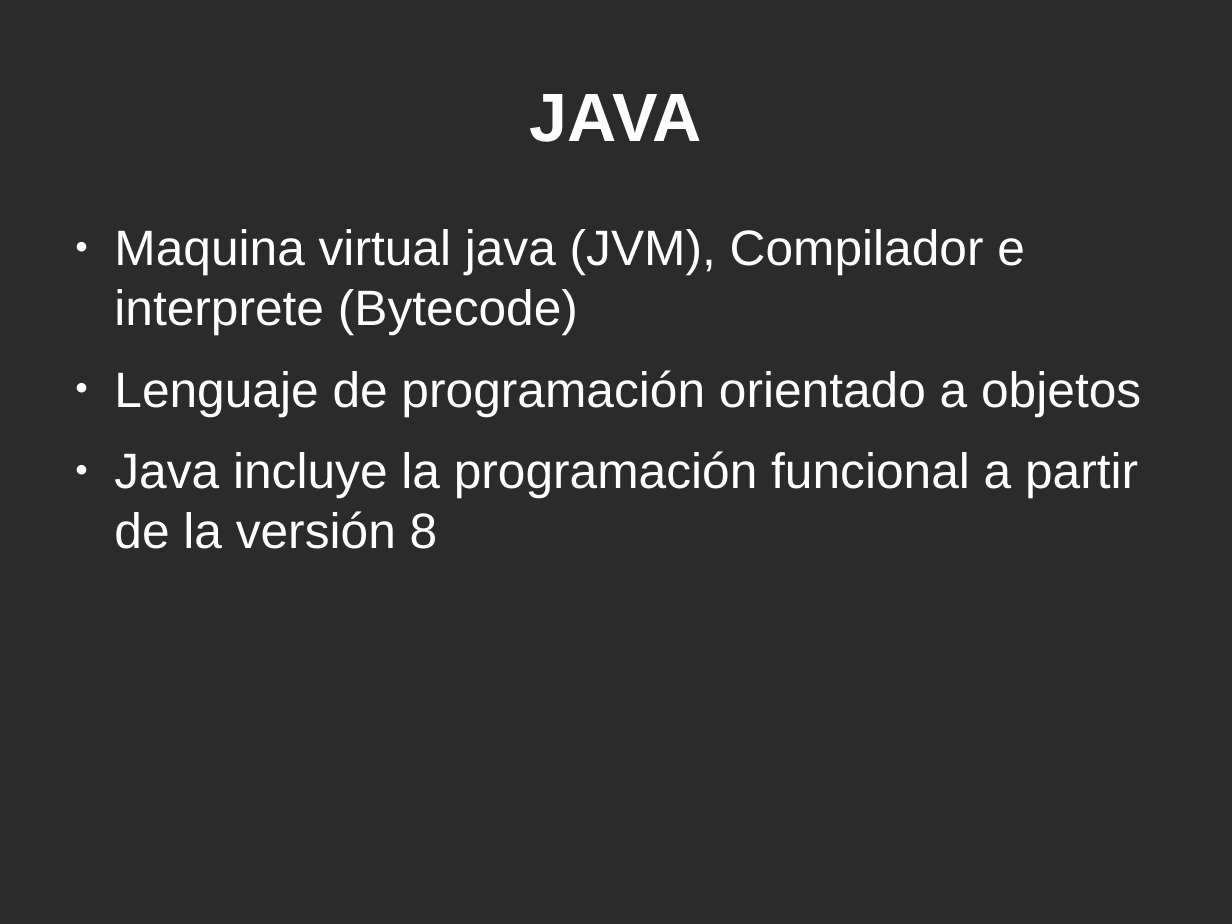
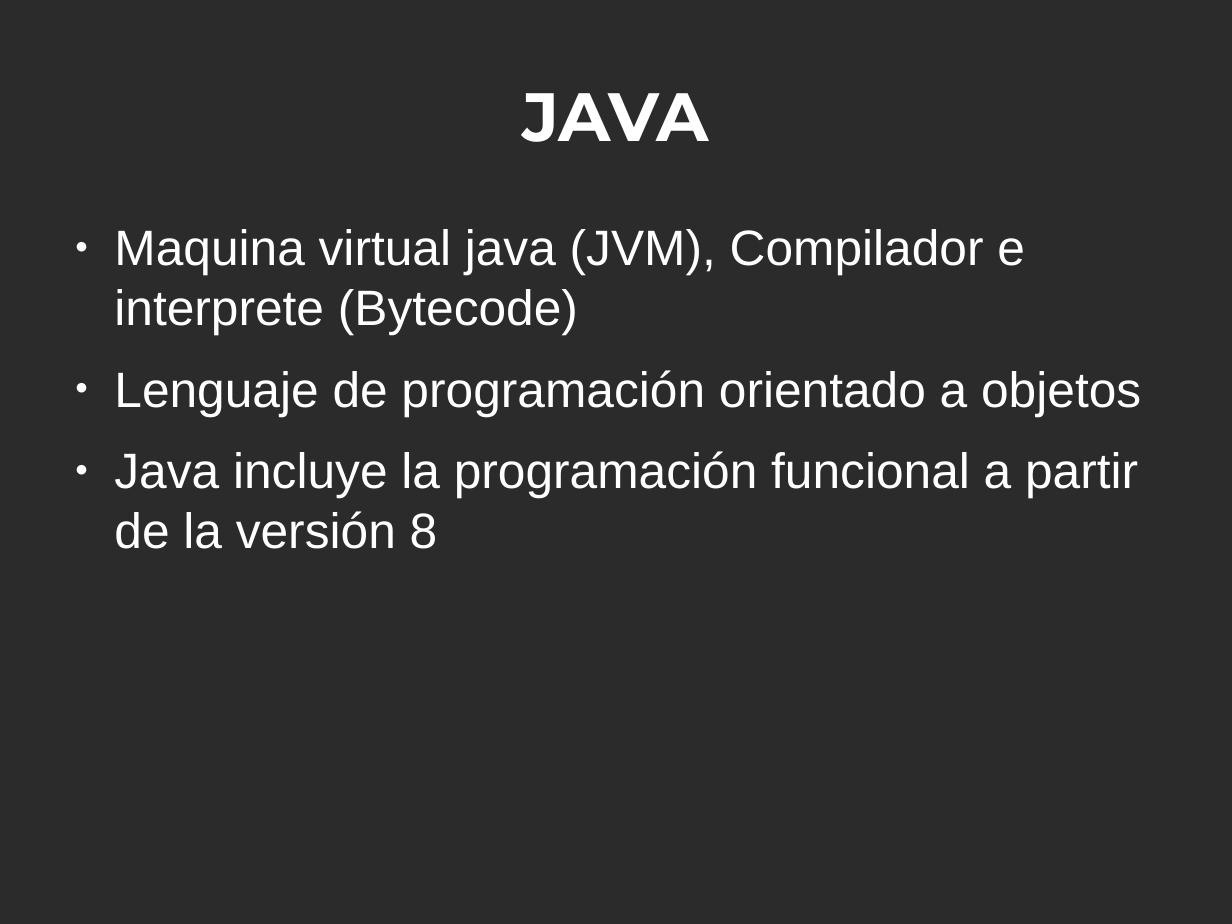
Before and after one commit to yracnet/java-fp, a slide deck: slide 5 of java-fp.odp. Drawn at 1232x924 pixels with LibreOffice and Linux fonts; fonts in the diff are those of the drawing; background and template pictures are left out; a plain dark background stands for a picture behind light text. Boxes give left, top, right and bottom in pixels: in the first picture for what was removed or moved away, otherwise in the second. Text is boxed around its words. In the diff, an @@ line names an element or a change of style, - is before the commit and + after.

```diff
--- a/java-fp.odp
+++ b/java-fp.odp
@@ title "JAVA" at <box>523,93,709,142</box>: font Arial to Montserrat @@
```
Also in this commit, not shown: 3 other slides changed, 11 slides added, 1 slide removed, 1 other file.
